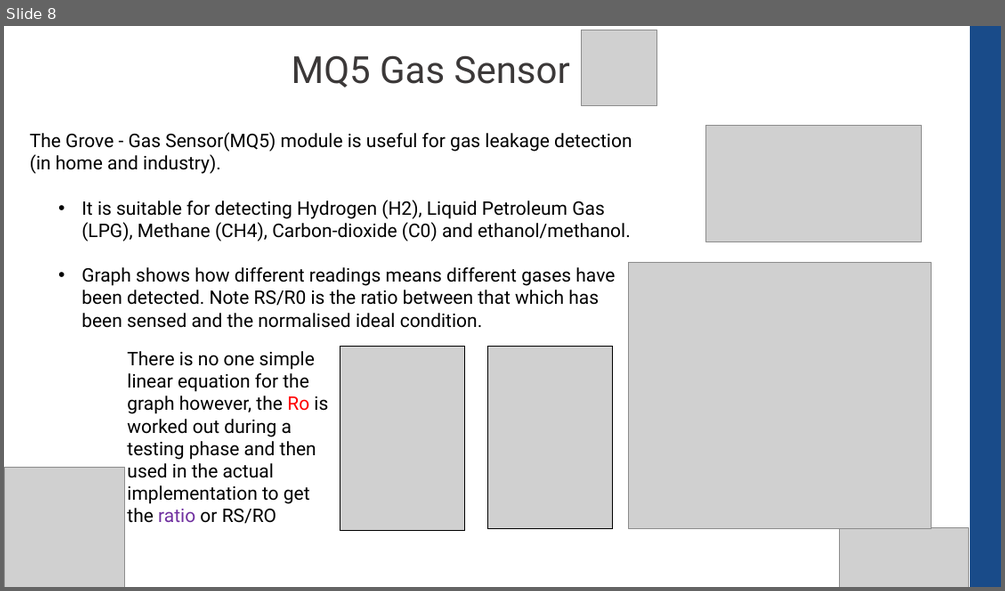
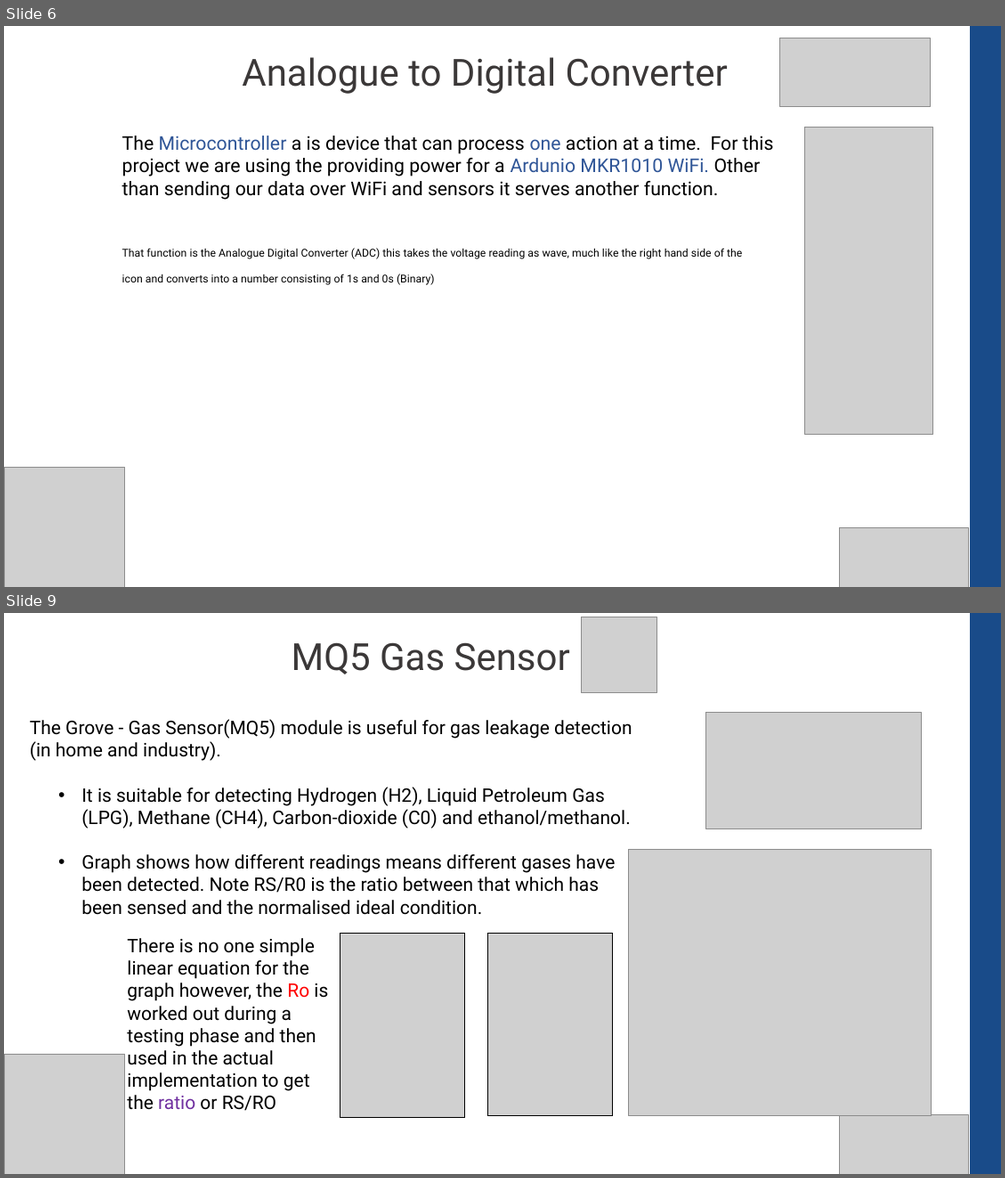
Before and after one commit to CompEng0001/IoT-and-Our-Schools-Environments-for-Education, a slide deck: Lessons/Sensors_101.pptx. Shown one above the other, each under a label of ours: slide 8 before the commit, slides 6 and 9 after it; the slides between them are not shown. The pictures are 1005x591 and 1005x1178 pixels, drawn with LibreOffice and Linux fonts; fonts in the diff are those of the drawing; grey boxes stand for pictures. Boxes give left, top, right and bottom in pixels: in the first picture for what was removed or moved away, otherwise in the second. Text is boxed around its words. In the diff, an @@ line names an element or a change of style, - is before the commit and + after.

```diff
--- a/Lessons/Sensors_101.pptx
+++ b/Lessons/Sensors_101.pptx
@@ slide 6 added at (4, 26, 1001, 587), background #FFFFFF @@
@@ picture added at (779, 38, 930, 107) @@
@@ rectangle added at (971, 26, 1001, 587), fill #194B89, outline #194B89 1 pt @@
@@ text added at (242, 57, 728, 94), 36 pt, text #3B3838 @@
+Analogue to Digital Converter
@@ picture added at (805, 127, 933, 434) @@
@@ text added at (122, 135, 774, 200), 18.2 pt, text #000000 @@
+The Microcontroller a is device that can process one action at a time. For this project we are using the providing power for a Ardunio MKR1010 WiFi. Other than sending our data over WiFi and sensors it serves another function.
@@ text added at (122, 248, 742, 285), 18.2 pt, text #000000 @@
+That function is the Analogue Digital Converter (ADC) this takes the voltage reading as wave, much like the right hand side of the icon and converts into a number consisting of 1s and 0s (Binary)
@@ picture added at (5, 467, 124, 587) @@
@@ picture added at (840, 528, 969, 587) @@
@@ what was slide 8 is now slide 9 @@
```
Also in this commit, not shown: 5 slides changed.
